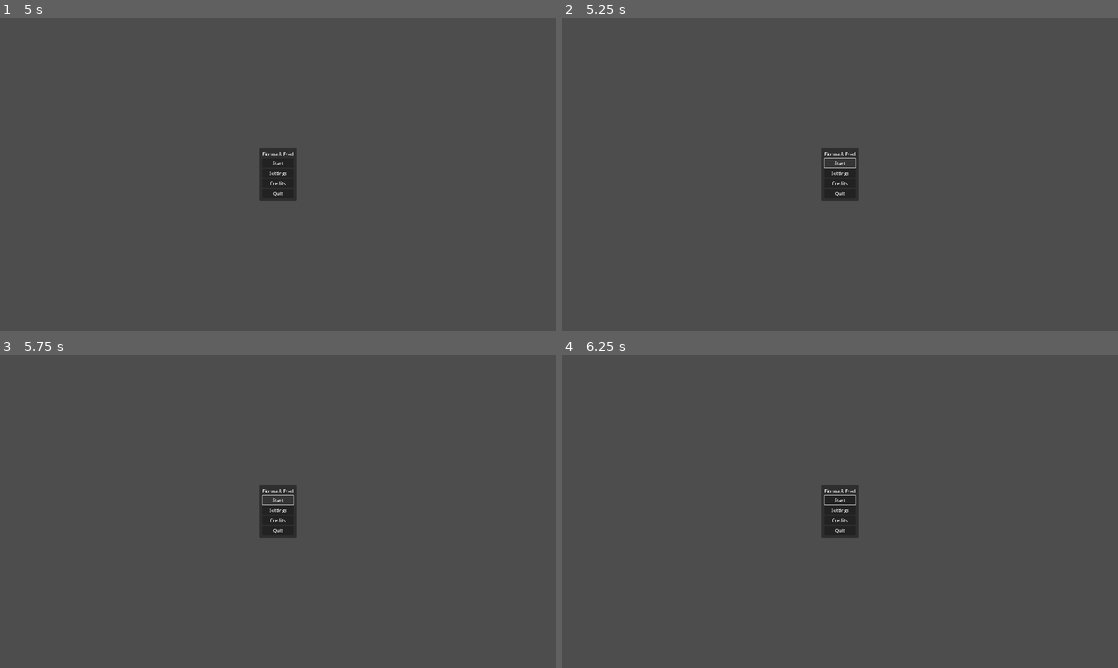
Above: before the commit, frames 1-4 (two rows, left to right).
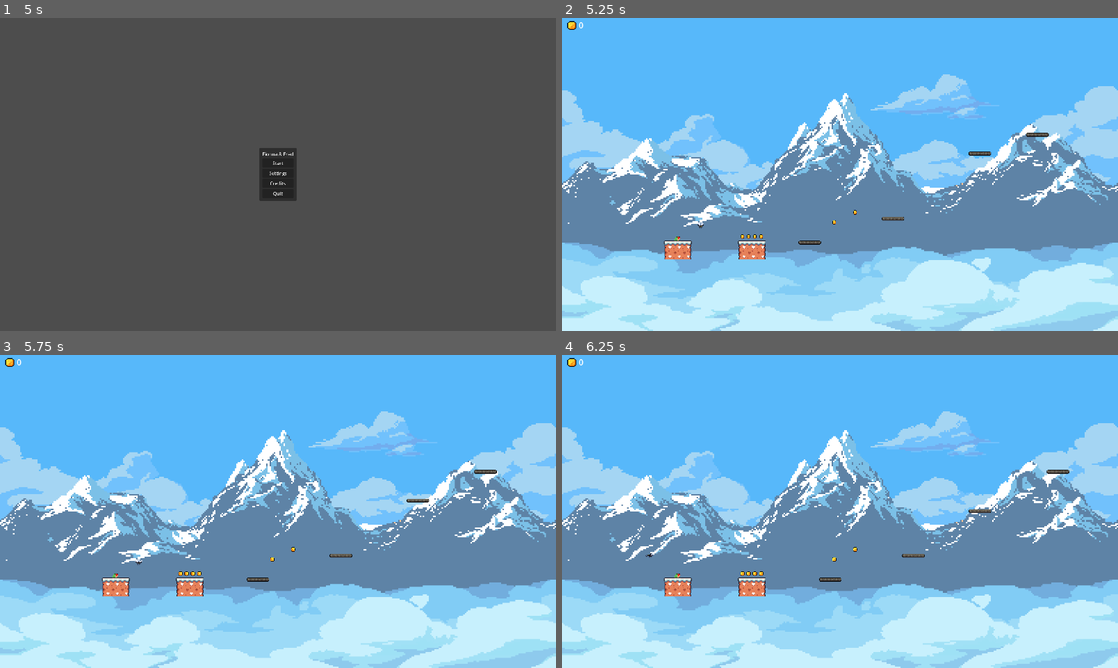
Above: after the commit, the same moments.

Repository: AntonioVitalic/Taller_Desarrollo_Videojuegos_GP1
Game: Godot game, scene res://scenes/ui/PauseMenu.tscn
The game is run twice, just before and just after one commit, with the same random seed, the same clock (stepped at 60 frames per second) and the same inputs. This scene is started directly instead of the project's main scene.
Inputs (mouse positions are in pixels of both pictures, inside the frame that each line leads up to):
- Up to frame 1 (5 s): tap Enter at 0.5, 2, 3.5 s; move the mouse to (400, 158) at 0.52 s; hold D (right) 0.53-2.03 s; click (400, 158) at 0.67 s; tap W (up_movement) at 0.77, 1.52, 3.02, 3.77 s; tap Space at 1.25, 2.75 s; move the mouse to (166, 190) at 1.27 s; move the mouse to (333, 105) at 2.02 s; hold A (left) 2.03-2.78 s; move the mouse to (250, 237) at 2.77 s; hold D (right) 2.78-4.25 s; click (250, 237) at 2.92 s; move the mouse to (444, 221) at 3.52 s; tap Escape (pause) at 4.15 s; click "Menu" at 4.25 s
- Up to frame 2 (5.25 s): click (840, 161) at 5 s, where only the run after the commit has a clickable "Start"
- Up to frame 3 (5.75 s): no input
- Up to frame 4 (6.25 s): move the mouse to (673, 464) at 5.77 s; hold A (left) from 5.78 s (still down); tap W (up_movement) at 6.02 s

Frame 1 is identical in both runs. In frame 2, 100% of the frame differs, in the area x 0-100%, y 0-100%; in frame 3, 100%; in frame 4, 100%.
Error before the commit: Invalid assignment of property or key 'paused' with value of type 'bool' on a base object of type 'null instance'. (res://scenes/ui/PauseMenu.gd:40)

Commit message:
level manager

Diff:
--- a/project.godot
+++ b/project.godot
@@ -18,6 +18,7 @@
 [autoload]
 
 GameManager="*res://scripts/core/GameManager.gd"
+LevelManager="*res://scenes/backgroundScenes/level_manager.tscn"
 
 [display]
 
--- /dev/null
+++ b/scenes/backgroundScenes/level_manager.tscn
@@ -0,0 +1,12 @@
+[gd_scene load_steps=6 format=3 uid="uid://dsj066ae0bgxq"]
+
+[ext_resource type="Script" path="res://scripts/background/level_manager.gd" id="1_k56wq"]
+[ext_resource type="PackedScene" uid="uid://de162qjng0dqa" path="res://scenes/ui/MainMenu.tscn" id="2_ur5s3"]
+[ext_resource type="PackedScene" uid="uid://bbeonulhxd7po" path="res://scenes/backgroundScenes/level1_1.tscn" id="3_ciimt"]
+[ext_resource type="PackedScene" uid="uid://trt188mo8hbs" path="res://scenes/backgroundScenes/level1_2.tscn" id="4_sl867"]
+[ext_resource type="PackedScene" uid="uid://bqruvxs3nu7kr" path="res://scenes/backgroundScenes/level2_1.tscn" id="5_pgd2h"]
+
+[node name="LevelManager" type="Node"]
+script = ExtResource("1_k56wq")
+main_menu = ExtResource("2_ur5s3")
+levels = Array[PackedScene]([ExtResource("3_ciimt"), ExtResource("4_sl867"), ExtResource("5_pgd2h")])
--- a/scenes/ui/MainMenu.gd
+++ b/scenes/ui/MainMenu.gd
@@ -10,7 +10,7 @@
 	quit_button_mm.pressed.connect(_on_quit_pressed)
 
 func _on_start_pressed():
-	get_tree().change_scene_to_file("res://scenes/backgroundScenes/level1_1.tscn")
+	LevelManager.start_game()
 
 func _on_settings_pressed():
 	pass
--- a/scenes/ui/PauseMenu.gd
+++ b/scenes/ui/PauseMenu.gd
@@ -34,10 +34,8 @@
 	pass
 
 func _on_menu_pressed():
-	if not main_menu:
-		return
-	get_tree().change_scene_to_packed(main_menu)
 	get_tree().paused = false
+	LevelManager.go_to_main_menu()
 
 func _on_quit_pressed():
 	get_tree().quit()
--- /dev/null
+++ b/scripts/background/level_manager.gd
@@ -0,0 +1,33 @@
+extends Node
+
+@export var main_menu : PackedScene
+@export var credits : PackedScene
+@export var levels : Array[PackedScene]
+
+var current_level = 0
+
+func start_game():
+	go_to_level(0)
+
+func go_to_level(index):
+	if index <= levels.size():
+		var level = levels[index]
+		if level:
+			get_tree().change_scene_to_packed(level)
+
+func next_level():
+	if current_level + 1 <= levels.size():
+		current_level += 1
+		var level = levels[current_level]
+		if level:
+			get_tree().change_scene_to_packed(level)
+
+func go_to_main_menu():
+	if main_menu:
+		get_tree().change_scene_to_packed(main_menu)
+		current_level = 0
+
+func go_to_credits():
+	if credits:
+		get_tree().change_scene_to_packed(credits)
+		current_level = 0
